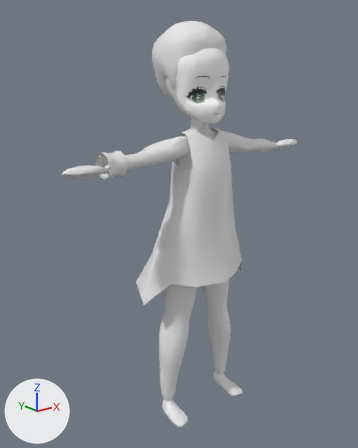
Renders of the Blender file nahida.blend from each side of a commit.
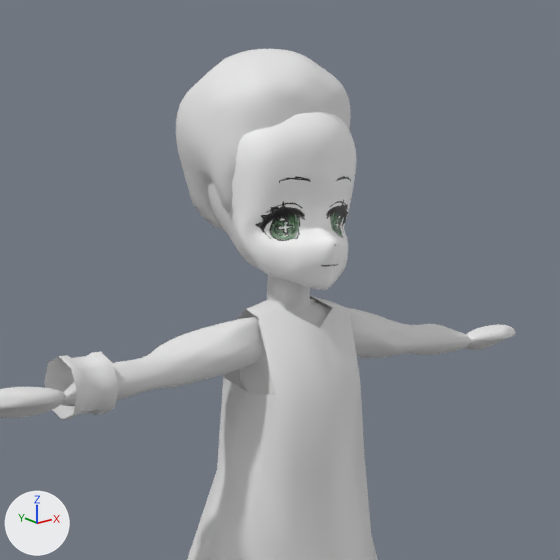
Each version is shown whole from a 50 mm camera at (-1.243, -1.417, 1.606) aimed at (-0.045, 0.079, 1.007), then close up on the part from 21% to 88% of the width and 0% to 53% of the height. The lights are fixed; the arrows at lower left show +X, +Y and +Z.

The scene before the commit, as lines of its bpy script (objects in view):
```python
me_plane = bpy.data.meshes.new('Plane')
me_plane.from_pydata(...)  # 43 vertices, 30 faces; spans x -2.16..1.37, y -2.66..6.19, z -0.69..3.99
me_plane.polygons.foreach_set('use_smooth', [True] * 30)
me_sphere_001 = bpy.data.meshes.new('Sphere.001')
me_sphere_001.from_pydata(...)  # 3374 vertices, 3372 faces; spans x -0.159..0.158, y -0.086..0.099, z 0.88..1.484
me_sphere_001.polygons.foreach_set('use_smooth', [True] * 3372)
me_sphere_003 = bpy.data.meshes.new('Sphere.003')
me_sphere_003.from_pydata(...)  # 2660 vertices, 2658 faces; spans x 0.054..0.43, y -0.042..0.051, z 1.269..1.374
me_sphere_003.polygons.foreach_set('use_smooth', [True] * 2658)
ob_plane = bpy.data.objects.new('Plane', me_plane)
ob_plane.location = (0.102, -0.095, 1.198)
ob_plane.rotation_euler = (1.571, 0.0, 0.0)  # degrees (90, 0, 0)
ob_plane.scale = (-0.0747, -0.0747, -0.0747)
_m = ob_plane.modifiers.new('Mirror', 'MIRROR')
_m.use_clip = True
_m.mirror_object = ob_sphere_001
ob_sphere_001 = bpy.data.objects.new('Sphere.001', me_sphere_001)
ob_sphere_001.location = (0.0, 0.0, 0.0)
ob_sphere_003 = bpy.data.objects.new('Sphere.003', me_sphere_003)
ob_sphere_003.location = (0.0, 0.0, 0.0)
_m = ob_sphere_003.modifiers.new('Mirror', 'MIRROR')
_m.mirror_object = ob_sphere_001
# also in view: 'Sphere.008' at (0.0, 0.0, 1.287); 'Cylinder' at (-0.387, 0.014, 1.298); 'Sphere' at (0.0, 0.035, 1.567); 'Sphere.002' at (0.0, 0.078, 1.624)
```
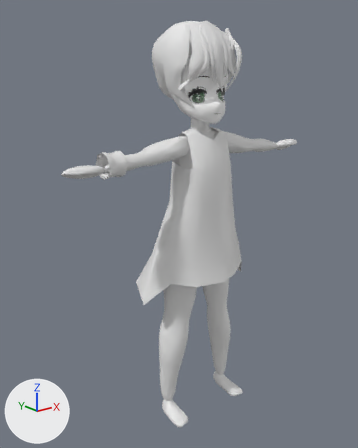
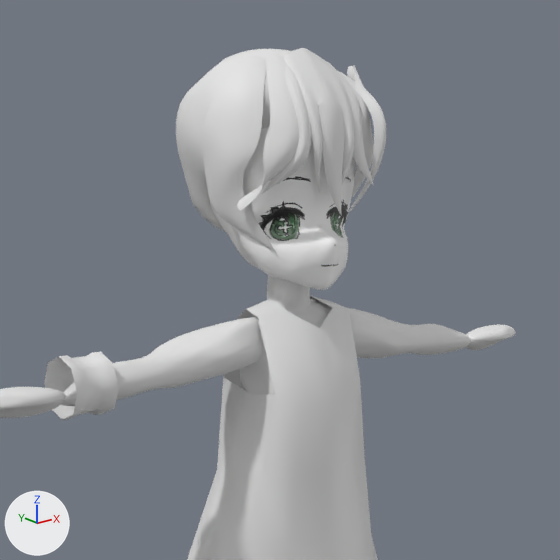
Commit message: hair (front)

The change, as a list of edits to the scene's bpy script:
```text
Add me_cube:
    me_cube.from_pydata(...)  # 163 vertices, 100 faces; spans x -2.59..1.76, y 0.07..2.65, z -2.78..1.99
    me_cube.polygons.foreach_set('use_smooth', [True] * 100)
Add ob_cube_001:
    ob_cube_001 = bpy.data.objects.new('Cube.001', me_cube)
    ob_cube_001.location = (0.011, -0.119, 1.644)
    ob_cube_001.scale = (0.0621, 0.0621, 0.0621)
    _m = ob_cube_001.modifiers.new('Subdivision', 'SUBSURF')
    _m.levels = 2
```

Pixel boxes (x1, y1, x2, y2) of what changed, in the close-ups (560 x 560 px):
'Cube.001', added
    after: (203, 48, 386, 253)
'Sphere.002', unchanged, covered by the edit
    before: (176, 49, 351, 231)
    after: (176, 49, 290, 231)
